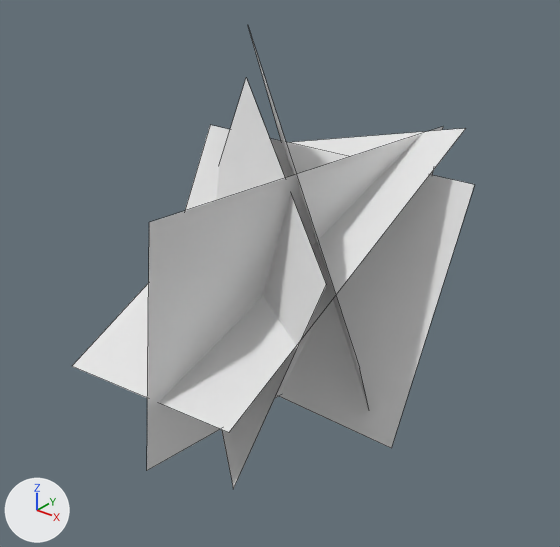
A saved change to the OBJ model assets/mcme/models/block/pine_leaves_brown_2.obj.
Before and after are seen from a camera (50 mm lens) standing at (2.67, -3.12, 2.12) and looking at (0.59, -0.52, 0.52). The axes (+X, +Y, +Z) are drawn at lower left. The lights are the same throughout. Mesh edges are drawn as thin lines. Where no turn or scale is listed for an object, it has been applied to the vertices.
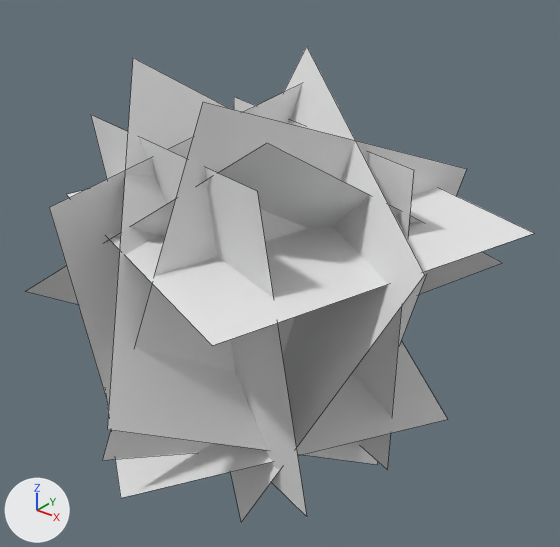
Diff of the bpy script that builds the scene:
```diff
--- a/assets/mcme/models/block/pine_leaves_brown_2.obj.py
+++ b/assets/mcme/models/block/pine_leaves_brown_2.obj.py
@@ me_plane_001 @@
 me_plane_001.from_pydata(...)  # 4 vertices, 1 face; spans x -0.45..1.22, y -1.09..-0.07, z -0.31..1.29
 # verts and faces of me_plane_001; kept vertices keep their numbers, new ones are numbered from 4
+# me_plane_001 part 1
+delete_vertices([*range(0, 4)])  # with the faces that use them
+verts[4] = (1.55, -0.91, 0.95)  # pixel (424, 274)
+verts[5] = (0.32, 0.02, 1.46)  # pixel (306, 46)
+verts[6] = (0.81, -1.08, -0.49)  # pixel (241, 522)
+verts[7] = (-0.41, -0.14, 0.03)
+faces += [(4, 6, 7, 5)]
 me_plane_001.materials.append(mat_m_791b617d_87bd_9afa_5413_97bbcb0e75fe)
@@ me_west_001 @@
+me_west_001.from_pydata([(-0.33, -1.31, 0.44), (1.0, -1.1, 1.36), (0.05, 0.04, -0.4), (1.37, 0.24, 0.52)], [], [(2, 3, 1, 0)])
+me_west_001.materials.append(mat_m_791b617d_87bd_9afa_5413_97bbcb0e75fe)  # its picture is missing
@@ me_west @@
+me_west.from_pydata([(0.38, 0.0, 1.32), (0.2, -1.47, 1.04), (0.29, 0.29, -0.15), (0.12, -1.17, -0.43)], [], [(2, 3, 1, 0)])
+me_west.materials.append(mat_m_791b617d_87bd_9afa_5413_97bbcb0e75fe)  # its picture is missing
@@ me_top @@
+me_top.from_pydata([(0.22, 0.37, 0.93), (-0.29, -1.04, 0.86), (1.13, -1.55, 0.8), (1.63, -0.14, 0.87)], [], [(3, 0, 1, 2)])
+me_top.materials.append(mat_m_791b617d_87bd_9afa_5413_97bbcb0e75fe)  # its picture is missing
@@ me_south_001 @@
+me_south_001.from_pydata([(1.07, -1.24, 1.23), (1.18, -1.07, -0.25), (-0.37, -0.79, 1.18), (-0.25, -0.62, -0.31)], [], [(3, 1, 0, 2)])
+me_south_001.materials.append(mat_m_791b617d_87bd_9afa_5413_97bbcb0e75fe)  # its picture is missing
@@ me_south @@
+me_south.from_pydata([(0.72, -1.7, 0.36), (-0.02, -0.79, 1.49), (1.1, -0.36, -0.47), (0.35, 0.55, 0.65)], [], [(2, 3, 1, 0)])
+me_south.materials.append(mat_m_791b617d_87bd_9afa_5413_97bbcb0e75fe)  # its picture is missing
@@ me_north @@
+me_north.from_pydata([(-0.18, 0.04, 1.14), (1.23, -0.47, 1.15), (-0.19, 0.02, -0.36), (1.23, -0.49, -0.35)], [], [(1, 3, 2, 0)])
+me_north.materials.append(mat_m_791b617d_87bd_9afa_5413_97bbcb0e75fe)  # its picture is missing
@@ me_east @@
+me_east.from_pydata([(0.72, -1.12, 1.46), (1.14, 0.22, 0.95), (0.52, -1.6, 0.05), (0.94, -0.25, -0.46)], [], [(2, 3, 1, 0)])
+me_east.materials.append(mat_m_791b617d_87bd_9afa_5413_97bbcb0e75fe)  # its picture is missing
@@ me_bottom @@
+me_bottom.from_pydata([(0.24, 0.5, 0.28), (-0.64, -0.71, 0.16), (0.56, -1.55, -0.16), (1.44, -0.34, -0.04)], [], [(2, 1, 0, 3)])
+me_bottom.materials.append(mat_m_791b617d_87bd_9afa_5413_97bbcb0e75fe)  # its picture is missing
@@ ob_plane @@
-ob_plane = bpy.data.objects.new('plane', me_plane)
@@ ob_plane_002 @@
-ob_plane_002 = bpy.data.objects.new('plane.002', me_plane_002)
@@ ob_plane_003 @@
-ob_plane_003 = bpy.data.objects.new('plane.003', me_plane_003)
@@ ob_plane_004 @@
-ob_plane_004 = bpy.data.objects.new('plane.004', me_plane_004)
@@ ob_west_001 @@
+ob_west_001 = bpy.data.objects.new('west.001', me_west_001)
+ob_west_001.location = (0.0, 0.0, 0.0)
@@ ob_west @@
+ob_west = bpy.data.objects.new('west', me_west)
+ob_west.location = (0.0, 0.0, 0.0)
@@ ob_top @@
+ob_top = bpy.data.objects.new('top', me_top)
+ob_top.location = (0.0, 0.0, 0.0)
@@ ob_south_001 @@
+ob_south_001 = bpy.data.objects.new('south.001', me_south_001)
+ob_south_001.location = (0.0, 0.0, 0.0)
@@ ob_south @@
+ob_south = bpy.data.objects.new('south', me_south)
+ob_south.location = (0.0, 0.0, 0.0)
@@ ob_north @@
+ob_north = bpy.data.objects.new('north', me_north)
+ob_north.location = (0.0, 0.0, 0.0)
@@ ob_east @@
+ob_east = bpy.data.objects.new('east', me_east)
+ob_east.location = (0.0, 0.0, 0.0)
@@ ob_bottom @@
+ob_bottom = bpy.data.objects.new('bottom', me_bottom)
+ob_bottom.location = (0.0, 0.0, 0.0)
```

Changed parts and their boxes [x1, y1, x2, y2] in the pictures (560 x 547 px):
'plane.001', reshaped (76% wider, 16% taller): before [216, 78, 326, 489]; after [231, 47, 425, 522]
'plane.003', deleted: before [147, 127, 443, 470]
'plane', deleted: before [185, 125, 474, 448]
'plane.004', deleted: before [73, 128, 466, 432]
'south', added: after [108, 58, 378, 464]
'top', added: after [66, 188, 534, 346]
'east', added: after [103, 102, 466, 460]
'south.001', added: after [91, 115, 307, 516]
'bottom', added: after [106, 341, 447, 498]
'west', added: after [49, 84, 302, 406]
'west.001', added: after [26, 143, 503, 304]
'north', added: after [234, 97, 414, 469]
'plane.002', deleted: before [248, 27, 369, 409]
